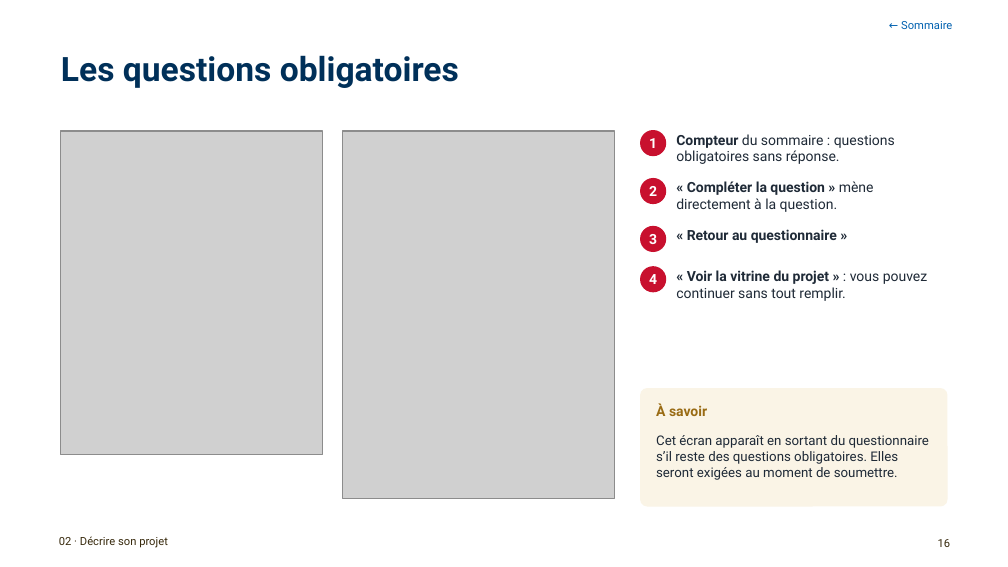
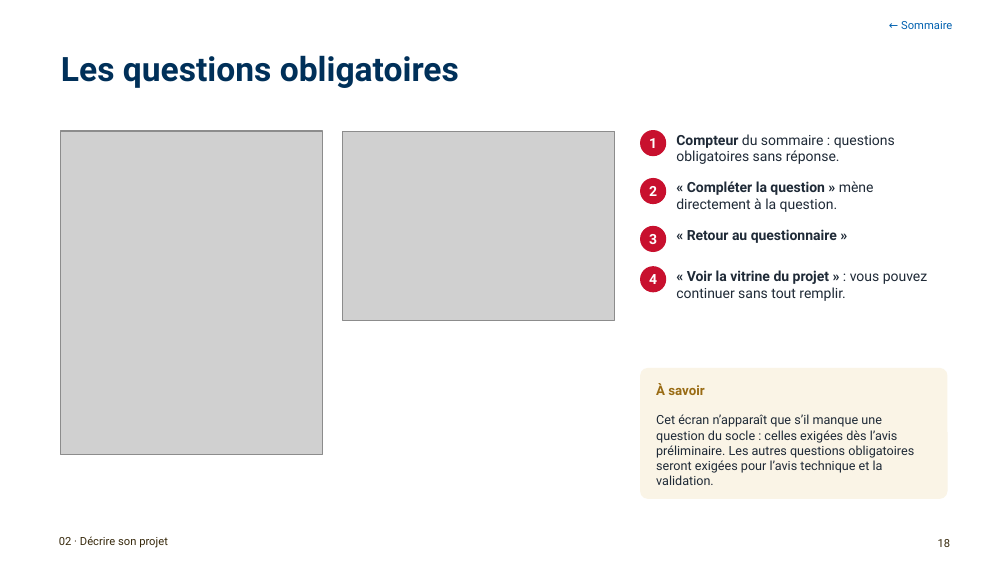
Before and after one commit to antoinelmariel-ux/ProjectNavigator, a slide deck: slide 18 of docs/Manuel_Project_Navigator_chef_de_projet.pptx (slide 16 before the commit). Drawn at 1008x567 pixels with LibreOffice and Linux fonts; fonts in the diff are those of the drawing; grey boxes stand for pictures; background and template pictures are left out. Boxes give left, top, right and bottom in pixels: in the first picture for what was removed or moved away, otherwise in the second. Text is boxed around its words. In the diff, an @@ line names an element or a change of style, - is before the commit and + after.

```diff
--- a/docs/Manuel_Project_Navigator_chef_de_projet.pptx
+++ b/docs/Manuel_Project_Navigator_chef_de_projet.pptx
@@ picture: place and size @@
-picture at (343,131,615,499)
+picture at (343,131,615,321)
@@ rounded rectangle: place and size @@
-rounded rectangle at (640,388,948,507)
+rounded rectangle at (640,368,948,499)
@@ text "À savoir": place and size @@
-text "À savoir" at (656,403,707,416)
+text "À savoir" at (656,383,704,395)
@@ text "À savoir" at (656,383,704,395): size 10 to 9.5 pt @@
@@ text at (656,414,914,485): text changed; size 9.5 to 9 pt @@
-Cet écran apparaît en sortant du questionnaire s’il reste des questions obligatoires. Elles seront exigées au moment de soumettre.
+Cet écran n’apparaît que s’il manque une question du socle : celles exigées dès l’avis préliminaire. Les autres questions obligatoires seront exigées pour l’avis technique et la validation.
```
Also in this commit, not shown: 24 other slides changed, 3 slides added, 3 other files.
